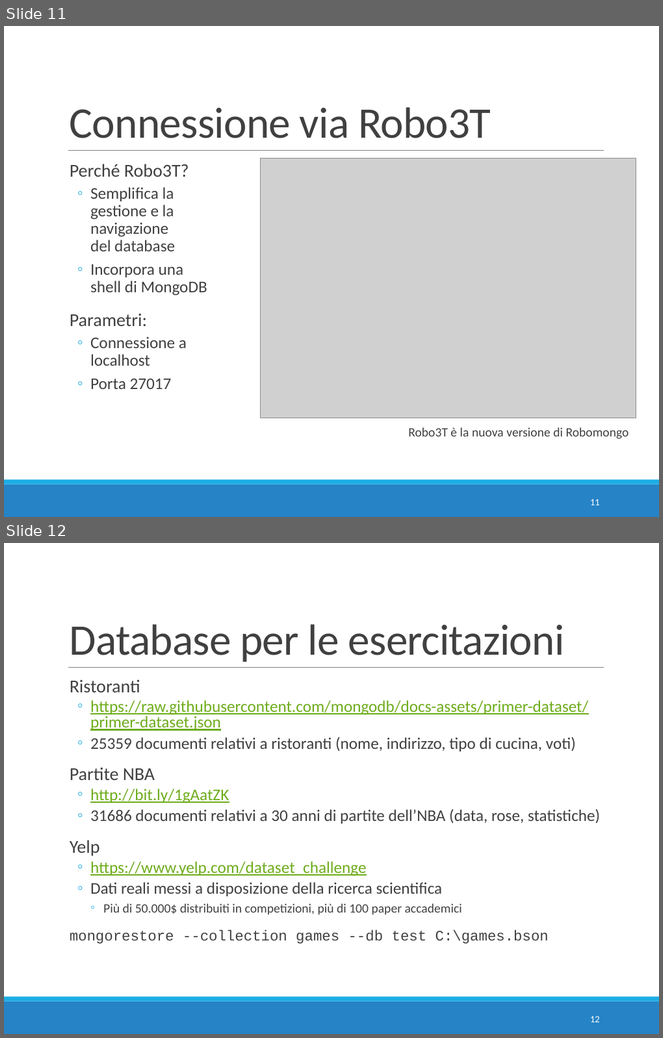
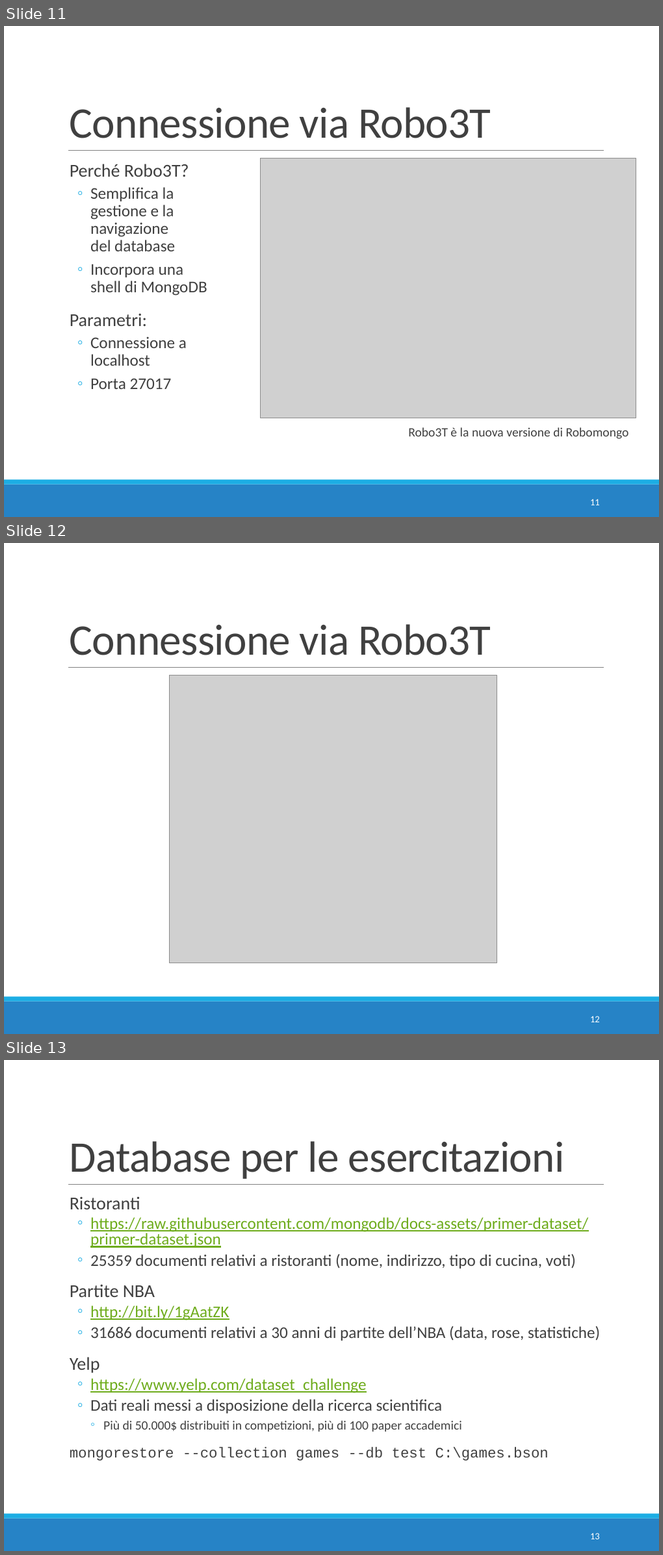
Before and after one commit to w4bo/teaching-nosql, a slide deck: slides/05 - E5 - MongoDB Intro.pptx. Shown one above the other, each under a label of ours: slides 11 and 12 before the commit, slides 11, 12 and 13 after it. The pictures are 663x1038 and 663x1555 pixels, drawn with LibreOffice and Linux fonts; fonts in the diff are those of the drawing; grey boxes stand for pictures. Boxes give left, top, right and bottom in pixels: in the first picture for what was removed or moved away, otherwise in the second. Text is boxed around its words. In the diff, an @@ line names an element or a change of style, - is before the commit and + after.

Commit message:
update slides

```diff
--- a/slides/05 - E5 - MongoDB Intro.pptx
+++ b/slides/05 - E5 - MongoDB Intro.pptx
@@ slide 12 added at <box>4,543,659,1034</box>, background #FFFFFF; not listed: 3 template elements that a slide beside it also shows @@
@@ title added at <box>70,624,491,655</box>, 48 pt, text #404040 @@
+Connessione via Robo3T
@@ picture added at <box>169,676,497,964</box> @@
@@ page number added at <box>590,1016,600,1023</box>, 10.5 pt, text #FFFFFF @@
+12
@@ what was slide 12 is now slide 13 @@
@@ page number at <box>590,1533,600,1540</box>: text changed @@
-12
+13
```
Also in this commit, not shown: 1 slide changed, 2 other files.
